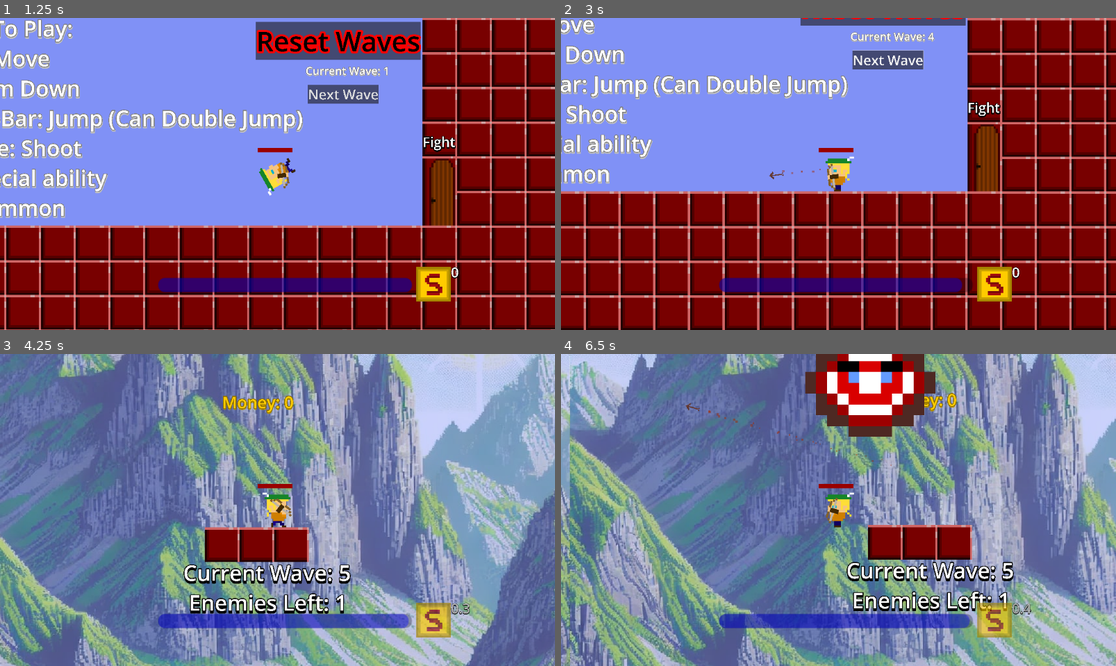
Above: before the commit, frames 1-4 (two rows, left to right).
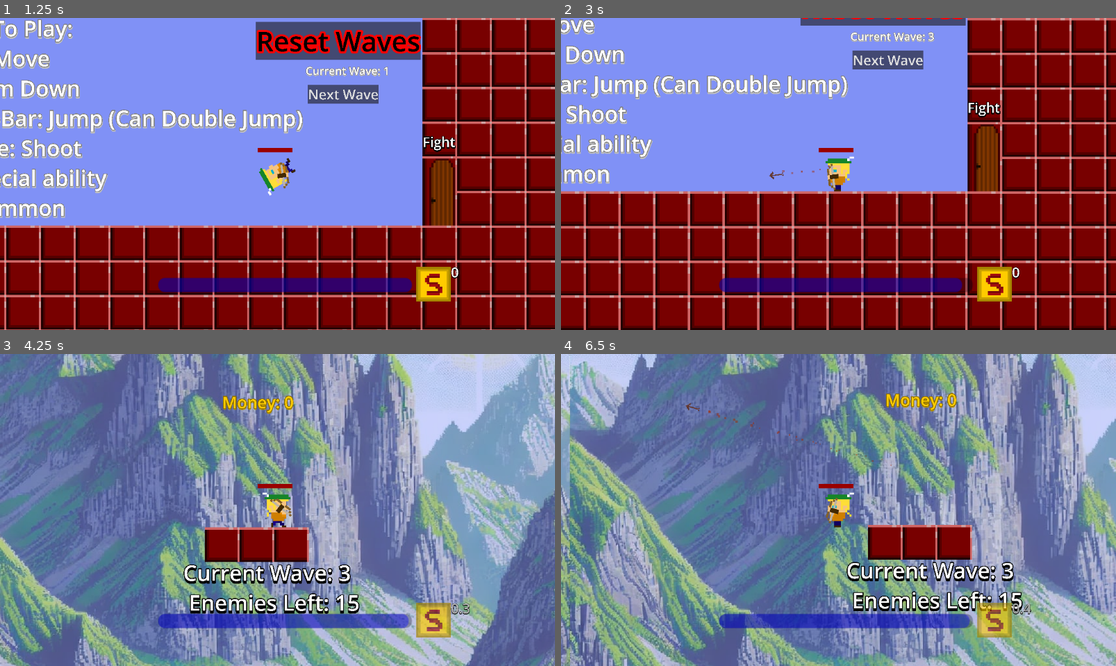
Above: after the commit, the same moments.

Repository: Dan-Yaacobi/TheBowman
Game: Godot game, scene res://MainGame/Game.tscn
Same seed, same stepped clock (60 frames per second), same inputs: the game is played once before the commit and once after it.
Inputs (mouse positions are in pixels of both pictures, inside the frame that each line leads up to):
- Up to frame 1 (1.25 s): tap Enter at 0.5 s; move the mouse to (399, 158) at 0.52 s; press the mouse at (399, 158) at 0.53 s; hold D (Right) from 0.53 s (still down); tap Space (Jump) at 0.77 s
- Up to frame 2 (3 s): release D (Right) at 1.25 s; release the mouse at (960, 158) at 1.25 s; click "Next Wave" at 1.25 s; click "Next Wave" at 2 s; tap Space (Jump) at 2.75 s; move the mouse to (727, 189) at 2.77 s; hold S (DropDown) from 2.78 s (still down); click (727, 189) at 2.85 s
- Up to frame 3 (4.25 s): tap Space (Jump) at 3.02 s; move the mouse to (333, 441) at 3.52 s; release S (DropDown) at 3.53 s; hold D (Right) from 3.53 s (still down); hold R (special ability) from 3.53 s (still down); click (333, 441) at 3.8 s
- Up to frame 4 (6.5 s): move the mouse to (810, 572) at 4.27 s; release R (special ability) at 4.28 s; click (810, 572) at 4.35 s; tap Space (Jump) at 4.52, 5.27, 6.02 s; move the mouse to (1005, 556) at 5.02 s; release D (Right) at 5.03 s; press the mouse at (1005, 556) at 5.03 s; hold A (Left) from 5.03 s (still down); move the mouse to (672, 463) at 5.77 s; release the mouse at (672, 463) at 5.78 s; tap R (special ability) at 5.85 s; click (672, 463) at 6.05 s

Frame 1 is identical in both runs. In frame 2, less than 0.1% of the frame differs, in the area x 52-68%, y 4-17%; in frame 3, 0.2%; in frame 4, 5.1%, in the area x 43-84%, y 0-83%.

Commit message:
Test1.2.2

Diff:
--- a/Enemies/DemoEnemy/DemoEnemy.tscn
+++ b/Enemies/DemoEnemy/DemoEnemy.tscn
@@ -27,6 +27,7 @@
 shooter = false
 shooter_chance = 50
 bullet = ExtResource("2_olou7")
+shoot_speed = 0.0
 
 [sub_resource type="Resource" id="Resource_kuvca"]
 script = ExtResource("5_b4mrk")
--- a/Enemies/DemoEnemy/DemoEnemy2.tscn
+++ b/Enemies/DemoEnemy/DemoEnemy2.tscn
@@ -28,6 +28,7 @@
 shooter = false
 shooter_chance = 30
 bullet = ExtResource("2_b0juv")
+shoot_speed = 0.0
 
 [sub_resource type="Resource" id="Resource_g5qpi"]
 script = ExtResource("9_8b8lc")
--- a/Enemies/DemoEnemy/DemoEnemyBoss.tscn
+++ b/Enemies/DemoEnemy/DemoEnemyBoss.tscn
@@ -1,7 +1,8 @@
-[gd_scene load_steps=24 format=3 uid="uid://c2eppdxet4q8c"]
+[gd_scene load_steps=25 format=3 uid="uid://c2eppdxet4q8c"]
 
 [ext_resource type="Script" path="res://Enemies/DemoEnemy/demo_enemy.gd" id="1_pagmy"]
 [ext_resource type="Script" path="res://Enemies/EnemyData/enemy_ability.gd" id="2_g7uw7"]
+[ext_resource type="PackedScene" uid="uid://b35crep84od1i" path="res://Enemies/EnemyAbilities/EnemyBullets/RedBullet.tscn" id="2_ns1qc"]
 [ext_resource type="Script" path="res://Enemies/EnemyData/enemy_effect.gd" id="3_4vwgm"]
 [ext_resource type="Script" path="res://Enemies/EnemyData/enemy_data.gd" id="4_uh2fb"]
 [ext_resource type="Texture2D" uid="uid://cdv26x6vef1no" path="res://Enemies/DemoEnemy/target_enemy.png" id="5_lucat"]
@@ -28,6 +29,10 @@
 special_ability = Array[ExtResource("2_g7uw7")]([])
 debuffs = Array[ExtResource("3_4vwgm")]([])
 boss = true
+shooter = false
+shooter_chance = 0
+bullet = ExtResource("2_ns1qc")
+shoot_speed = 1.5
 
 [sub_resource type="Resource" id="Resource_kuvca"]
 script = ExtResource("6_s700d")
--- a/Enemies/DemoEnemy/DemoEnemyBoss2.tscn
+++ b/Enemies/DemoEnemy/DemoEnemyBoss2.tscn
@@ -1,7 +1,8 @@
-[gd_scene load_steps=24 format=3 uid="uid://dqnds5n75tnpw"]
+[gd_scene load_steps=25 format=3 uid="uid://dqnds5n75tnpw"]
 
 [ext_resource type="Script" path="res://Enemies/DemoEnemy/demo_enemy.gd" id="1_4v026"]
 [ext_resource type="Script" path="res://Enemies/EnemyData/enemy_ability.gd" id="2_hw8mg"]
+[ext_resource type="PackedScene" uid="uid://cfyfy4cii21yn" path="res://Enemies/EnemyAbilities/EnemyBullets/BlueBullet.tscn" id="2_xsge2"]
 [ext_resource type="Script" path="res://Enemies/EnemyData/enemy_effect.gd" id="3_wobgw"]
 [ext_resource type="Script" path="res://Enemies/EnemyData/enemy_data.gd" id="4_gg0mn"]
 [ext_resource type="Texture2D" uid="uid://sthkilqtufuk" path="res://Enemies/DemoEnemy/BlueTarget.png" id="5_i2aqu"]
@@ -28,6 +29,10 @@
 special_ability = Array[ExtResource("2_hw8mg")]([])
 debuffs = Array[ExtResource("3_wobgw")]([])
 boss = true
+shooter = false
+shooter_chance = 0
+bullet = ExtResource("2_xsge2")
+shoot_speed = 1.0
 
 [sub_resource type="Resource" id="Resource_kuvca"]
 script = ExtResource("6_w8cww")
--- a/Enemies/DemoEnemy/demo_enemy.gd
+++ b/Enemies/DemoEnemy/demo_enemy.gd
@@ -11,7 +11,7 @@
 
 var max_hp: int
 var boss_phase_II: bool = false
-var shoot_height: int = 0
+var shoot_height: int = 80
 var shoot_cooldown: float = 0
 
 func _ready() -> void:
@@ -21,6 +21,7 @@
 		max_hp = stats.hp
 		stats.knockback *= 1.2
 		stats.move_speed *= 3
+
 	else:
 		var shooter_random = randi_range(1,100)
 		if shooter_random <= stats.shooter_chance:
@@ -51,7 +52,7 @@
 
 	direction = calculate_direction_to_player()
 
-	if stats.shooter:
+	if stats.shooter and not stunned_state:
 		initial_speed()
 		if abs(global_position.y - player.global_position.y) > shoot_height:
 			velocity  += calculate_direction_to_player() * stats.move_speed * delta
@@ -69,21 +70,30 @@
 		if velocity == Vector2.ZERO:
 			initial_speed()
 
-		activate_debuffs()
+
 		velocity  += calculate_direction_to_player() * stats.move_speed * delta
+	activate_debuffs()
 	move_and_slide()
 	pass
 
 func shoot() -> void:
 	if stats.bullet != null and not stunned_state:
 		var new_bullet: EnemyBullet = stats.bullet.instantiate()
-		shoot_cooldown = new_bullet.data.fire_cooldown
+		if stats.boss:
+			new_bullet.scale *= 2
+		if stats.shoot_speed != 0:
+			shoot_cooldown = min(new_bullet.data.fire_cooldown,stats.shoot_speed)
+		else:
+			shoot_cooldown = new_bullet.data.fire_cooldown
 		new_bullet.direction = calculate_direction_to_player()
 		new_bullet.global_position = global_position
 		new_bullet.data.knockback = stats.knockback
 		new_bullet.data.move_speed = stats.move_speed * 2
 		get_parent().add_child(new_bullet)
 
+func activate_shooter() -> void:
+
+	pass
 
 func change_direction() -> bool:
 	if not stats.sharp_movement:
--- a/Enemies/EnemyData/enemy_data.gd
+++ b/Enemies/EnemyData/enemy_data.gd
@@ -20,3 +20,4 @@
 @export var shooter: bool = false
 @export var shooter_chance: int = 0
 @export var bullet: PackedScene
+@export var shoot_speed: float
--- /dev/null
+++ b/Enemies/EvilBird/EvilBird.tscn
@@ -0,0 +1,87 @@
+[gd_scene load_steps=7 format=3 uid="uid://cdtin5d5lhmfi"]
+
+[ext_resource type="Script" path="res://Enemies/EvilBird/evil_bird.gd" id="1_jdshu"]
+[ext_resource type="Texture2D" uid="uid://kuudngn3o5bo" path="res://Enemies/EvilBird/Sprites/Evil Bird Red.png" id="2_p70mv"]
+
+[sub_resource type="Animation" id="Animation_sngn8"]
+resource_name = "Move"
+length = 0.6
+loop_mode = 2
+step = 0.05
+tracks/0/type = "value"
+tracks/0/imported = false
+tracks/0/enabled = true
+tracks/0/path = NodePath(".:frame")
+tracks/0/interp = 1
+tracks/0/loop_wrap = true
+tracks/0/keys = {
+"times": PackedFloat32Array(0, 0.2, 0.4, 0.6),
+"transitions": PackedFloat32Array(1, 1, 1, 1),
+"update": 0,
+"values": [0, 1, 2, 3]
+}
+tracks/1/type = "value"
+tracks/1/imported = false
+tracks/1/enabled = true
+tracks/1/path = NodePath("..:position")
+tracks/1/interp = 1
+tracks/1/loop_wrap = true
+tracks/1/keys = {
+"times": PackedFloat32Array(0, 0.6),
+"transitions": PackedFloat32Array(1, 1),
+"update": 0,
+"values": [Vector2(0, 0), Vector2(0, -5)]
+}
+
+[sub_resource type="Animation" id="Animation_jqhj0"]
+length = 0.001
+tracks/0/type = "value"
+tracks/0/imported = false
+tracks/0/enabled = true
+tracks/0/path = NodePath(".:frame")
+tracks/0/interp = 1
+tracks/0/loop_wrap = true
+tracks/0/keys = {
+"times": PackedFloat32Array(0),
+"transitions": PackedFloat32Array(1),
+"update": 1,
+"values": [0]
+}
+tracks/1/type = "value"
+tracks/1/imported = false
+tracks/1/enabled = true
+tracks/1/path = NodePath("..:position")
+tracks/1/interp = 1
+tracks/1/loop_wrap = true
+tracks/1/keys = {
+"times": PackedFloat32Array(0),
+"transitions": PackedFloat32Array(1),
+"update": 0,
+"values": [Vector2(0, 0)]
+}
+
+[sub_resource type="AnimationLibrary" id="AnimationLibrary_jiyox"]
+_data = {
+"Move": SubResource("Animation_sngn8"),
+"RESET": SubResource("Animation_jqhj0")
+}
+
+[sub_resource type="CircleShape2D" id="CircleShape2D_f410j"]
+radius = 6.04759
+
+[node name="EvilBird" type="CharacterBody2D"]
+collision_layer = 4
+collision_mask = 17
+script = ExtResource("1_jdshu")
+
+[node name="Sprite2D" type="Sprite2D" parent="."]
+texture = ExtResource("2_p70mv")
+hframes = 4
+
+[node name="AnimationPlayer" type="AnimationPlayer" parent="Sprite2D"]
+libraries = {
+"": SubResource("AnimationLibrary_jiyox")
+}
+
+[node name="CollisionShape2D" type="CollisionShape2D" parent="."]
+shape = SubResource("CircleShape2D_f410j")
--- /dev/null
+++ b/Enemies/EvilBird/evil_bird.gd
@@ -0,0 +1 @@
+class_name EvilBird extends Enemy
--- a/Enemies/Scripts/enemy.gd
+++ b/Enemies/Scripts/enemy.gd
@@ -18,6 +18,7 @@
 var stunned_state: bool = false
 var poisoned_damage: int = 0
 var temp_move_speed: int
+var no_drops: bool = false
 
 func _ready() -> void:
 	pass
@@ -64,13 +65,17 @@
 		push_back(-direction,stats.move_speed)
 
 func drop_item() -> void:
-	for drop in item_drops:
-		if drop.drop_chance():
-			var item = ITEM_PICK_UP.instantiate()
-			item.assign_item(drop.item_data)
-			item.global_position = global_position
-			item.inititalize(player)
-			get_parent().call_deferred("add_child", item)
+	if not no_drops:
+		for drop in item_drops:
+			if drop.drop_chance():
+				var item = ITEM_PICK_UP.instantiate()
+				item.assign_item(drop.item_data)
+				item.global_position = global_position
+				item.inititalize(player)
+				get_parent().call_deferred("add_child", item)
+
+func disable_drops() -> void:
+	no_drops = true
 
 func activate_debuffs() -> void:
 	for debuff in stats.debuffs:
--- a/Level/playground.gd
+++ b/Level/playground.gd
@@ -15,6 +15,7 @@
 var player: Player
 var enemies_killed: int
 var summoned_enemies: Array[Enemy]
+var summon_count: int = 0
 
 func _ready() -> void:
 	summon_timer.timeout.connect(summon_enemy)
@@ -51,12 +52,20 @@
 
 func summon() -> void:
 	if summoned_enemies.size() + enemies_killed < wave_data.total_enemies:
+
 		var enemy_position: Vector2 = player.global_position + Vector2(randi_range(-100,100),randi_range(-80,-100))
 		var demo_enemy: Enemy = init_enemy(enemy_position,enemies.get_enemy(wave_data.current_wave),player)
+
+		if wave_data.current_wave % 10 == 0:
+			if summon_count == 1:
+				demo_enemy.stats.shooter = true
+			else:
+				demo_enemy.disable_drops()
 		add_child(demo_enemy)
 
 		summoned_enemies.append(demo_enemy)
 		demo_enemy.died.connect(killed_enemy)
+		summon_count += 1
 
 func killed_enemy(_enemy) -> void:
 	_enemy.died.disconnect(killed_enemy)
@@ -69,6 +78,7 @@
 
 func new_wave_difficulty() -> void:
 	update_label()
+	summon_count = 0
 	wave_data.spawn_time_update()
 	wave_data.calc_total_enemies()
 	wave_data.enemies_spawn = level_logic.calculate_logic(wave_data.current_wave,enemies.enemies_array.size())
@@ -87,6 +97,7 @@
 		update_label()
 	else:
 		wave_data.boss_wave = false
+
 func death(b) -> void:
 	if b is Player:
 		b.dead()
--- a/MainMenu/ButtonShootClick.tscn
+++ b/MainMenu/ButtonShootClick.tscn
@@ -14,6 +14,7 @@
 offset_right = 47.0
 offset_bottom = 43.0
 scale = Vector2(0.05, 0.05)
+focus_mode = 0
 theme_override_font_sizes/font_size = 250
 script = ExtResource("1_8rjli")
 button_data = SubResource("Resource_s8r5q")
--- a/Player/Abilities/SpecialAbilities/PoisonBowAbility/PoisonCloud.tscn
+++ b/Player/Abilities/SpecialAbilities/PoisonBowAbility/PoisonCloud.tscn
@@ -27,14 +27,14 @@
 [node name="PoisonCloud" type="CPUParticles2D"]
 position = Vector2(57, 33)
 emitting = false
-amount = 200
-lifetime = 5.0
+amount = 250
+lifetime = 7.0
 one_shot = true
 speed_scale = 2.0
 explosiveness = 1.0
 randomness = 1.0
 emission_shape = 1
-emission_sphere_radius = 8.0
+emission_sphere_radius = 35.0
 gravity = Vector2(0, 0)
 orbit_velocity_max = 0.05
 linear_accel_curve = SubResource("Curve_yr32b")
--- a/Player/Abilities/SpecialAbilities/PoisonBowAbility/poison_cloud.gd
+++ b/Player/Abilities/SpecialAbilities/PoisonBowAbility/poison_cloud.gd
@@ -7,7 +7,7 @@
 const Poisoned = preload("res://Enemies/EnemyEffects/Poisoned/poisoned.gd")
 
 func _ready() -> void:
-	collision_shape.shape.radius = 10
+	collision_shape.shape.radius = 30
 	area.body_entered.connect(poison_damage)
 
 func poison_damage(_body) -> void:
@@ -19,7 +19,7 @@
 
 func _physics_process(delta: float) -> void:
 	if emitting == true:
-		if collision_shape.shape.radius < 45:
+		if collision_shape.shape.radius < 75:
 			collision_shape.shape.radius += 15*delta
-	else:
-		queue_free()
+		else:
+			queue_free()
--- a/Shop/PlatformShop/PlatformShop.tscn
+++ b/Shop/PlatformShop/PlatformShop.tscn
@@ -20,6 +20,21 @@
 script = ExtResource("1_e8pwv")
 
 [node name="Tiles" parent="." instance=ExtResource("2_oixod")]
+
+[node name="HowTo" type="Label" parent="."]
+offset_left = -46.0
+offset_top = -84.0
+offset_right = 3291.0
+offset_bottom = 258.0
+scale = Vector2(0.03, 0.03)
+theme_override_colors/font_color = Color(1, 1, 1, 1)
+theme_override_colors/font_shadow_color = Color(0, 0, 0, 1)
+theme_override_colors/font_outline_color = Color(0, 0, 0, 1)
+theme_override_constants/shadow_offset_y = 15
+theme_override_constants/outline_size = 35
+theme_override_constants/shadow_outline_size = 55
+theme_override_font_sizes/font_size = 250
+text = "Click on a platform to buy it"
 
 [node name="CurrentMoney" type="Label" parent="."]
 offset_left = -16.0
Binary file added: Enemies/EvilBird/Sprites/Evil Bird Red.png
Not shown, added: Enemies/EvilBird/Sprites/Evil Bird Red.png.import
Not shown: 2 places in Player/Player.tscn that only renumber resources
Not shown, changed: docs/index.pck
